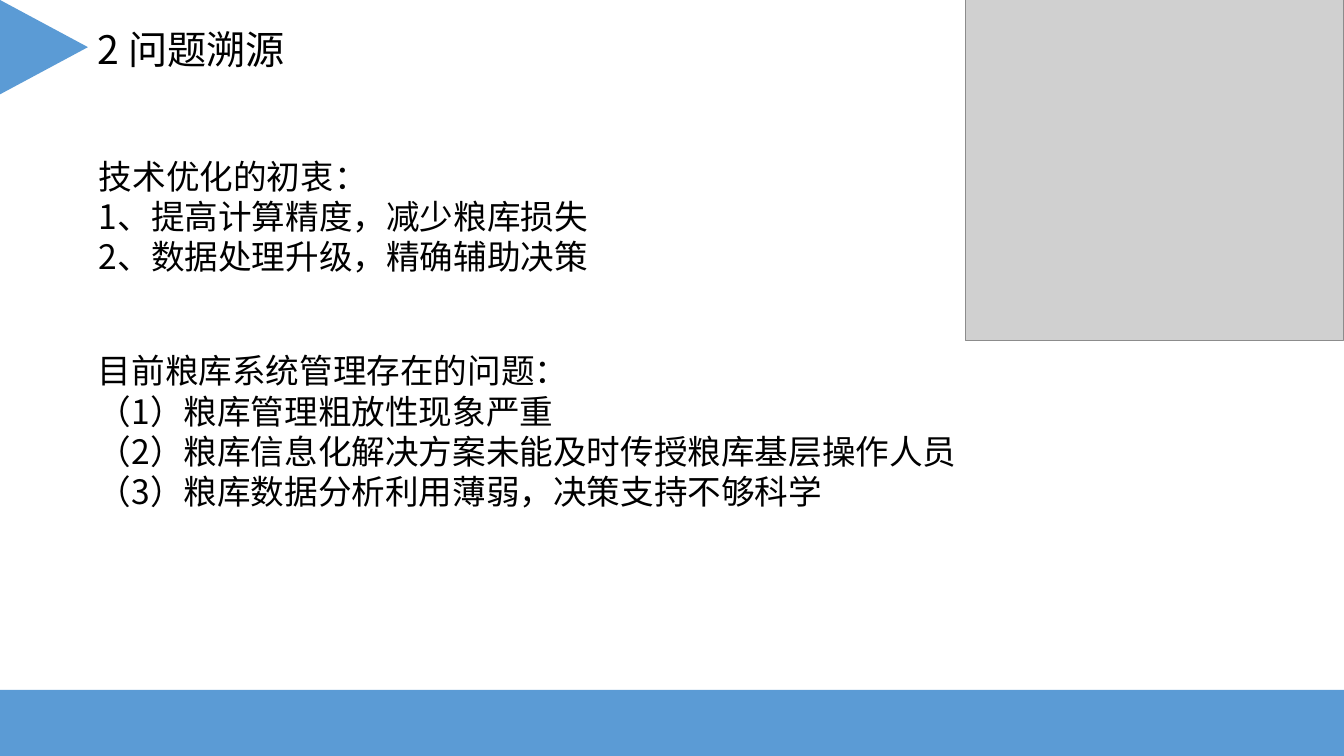
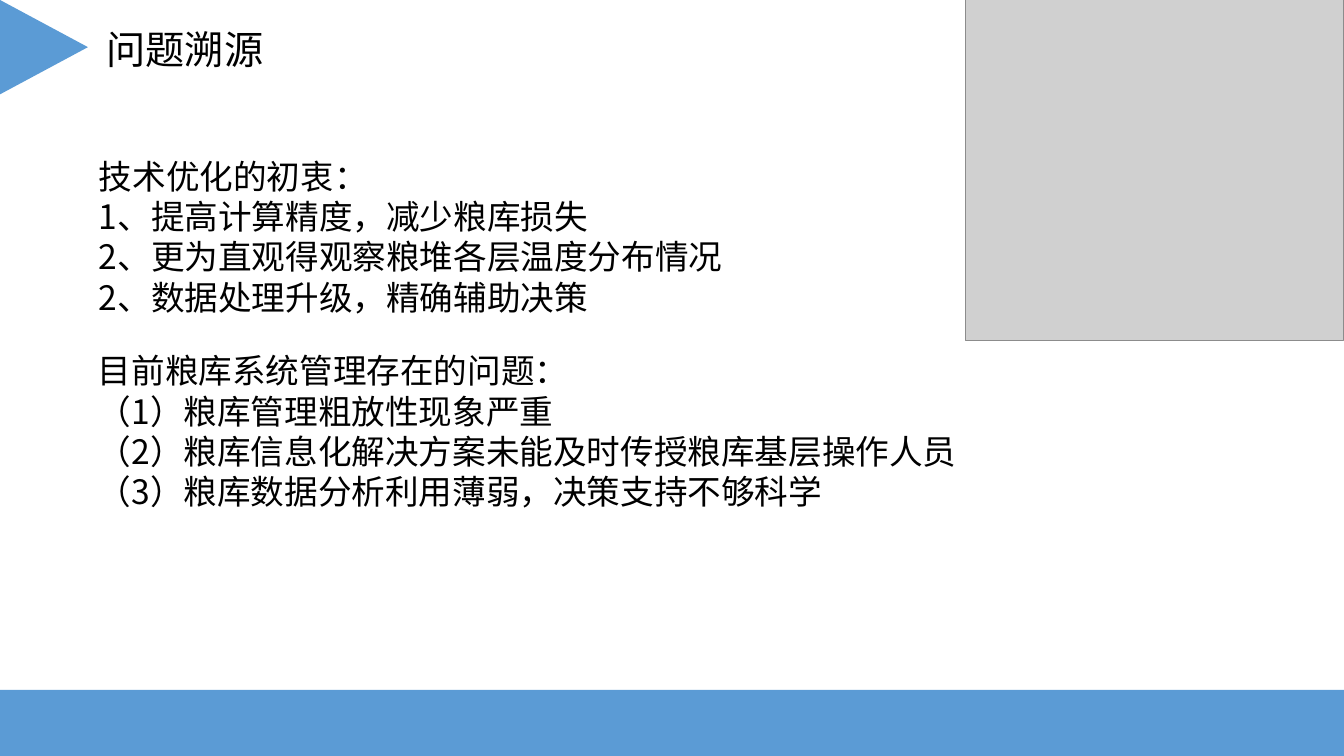
Before and after one commit to yangkaigithub/scada-task, a slide deck: slide 4 of 文档/毕设答辩.ppt. Drawn at 1344x756 pixels with LibreOffice and Linux fonts; fonts in the diff are those of the drawing; grey boxes stand for pictures. Boxes give left, top, right and bottom in pixels: in the first picture for what was removed or moved away, otherwise in the second. Text is boxed around its words. In the diff, an @@ line names an element or a change of style, - is before the commit and + after.

```diff
--- a/文档/毕设答辩.ppt
+++ b/文档/毕设答辩.ppt
@@ text at (107, 31, 264, 67): text changed @@
-2 问题溯源
+问题溯源
@@ text at (99, 240, 722, 272): paragraph added @@
+2、更为直观得观察粮堆各层温度分布情况
```
Also in this commit, not shown: 15 other slides changed, 9 slides added, 4 slides removed, 6 other files.
